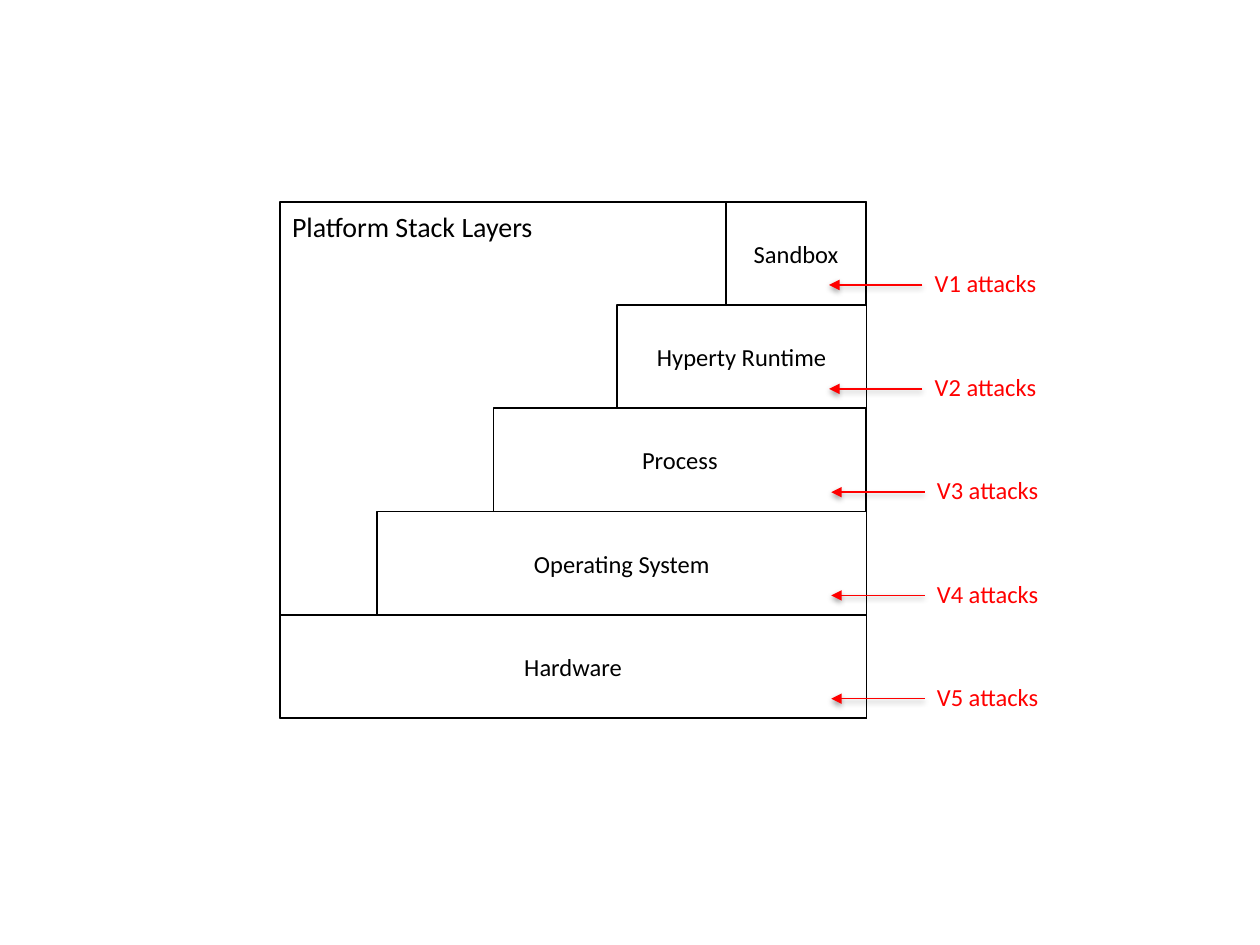
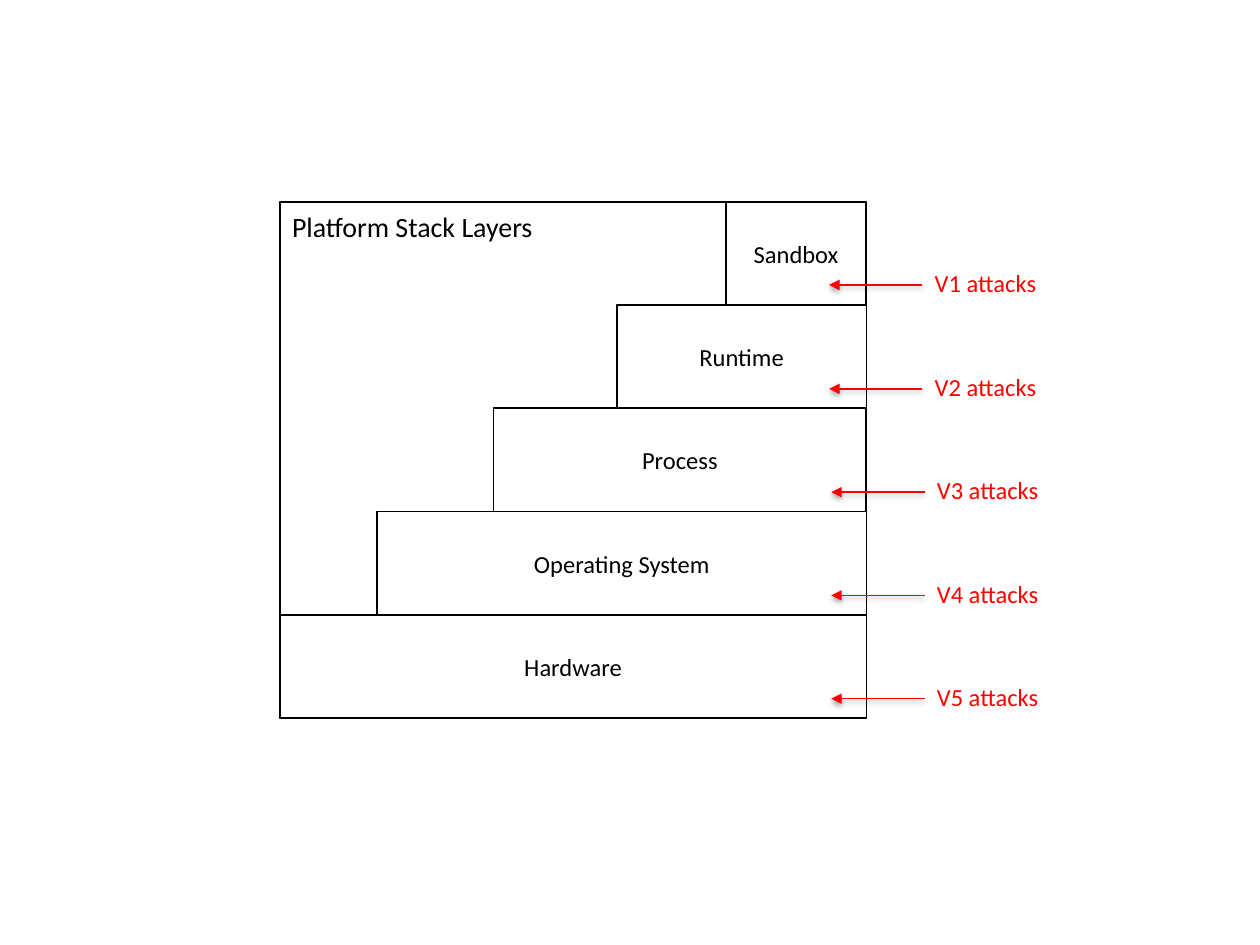
Before and after one commit to reTHINK-project/core-framework, a slide deck: slide 6 of docs/specs/runtime/securityanalysis_figs.pptx. Drawn at 1260x945 pixels with LibreOffice and Linux fonts; fonts in the diff are those of the drawing. Boxes give left, top, right and bottom in pixels: in the first picture for what was removed or moved away, otherwise in the second. Text is boxed around its words. In the diff, an @@ line names an element or a change of style, - is before the commit and + after.

```diff
--- a/docs/specs/runtime/securityanalysis_figs.pptx
+++ b/docs/specs/runtime/securityanalysis_figs.pptx
@@ text in rectangle at box(699, 349, 783, 366): text changed @@
-Hyperty Runtime
+Runtime
```
Also in this commit, not shown: 1 other slide changed, 2 other files.
